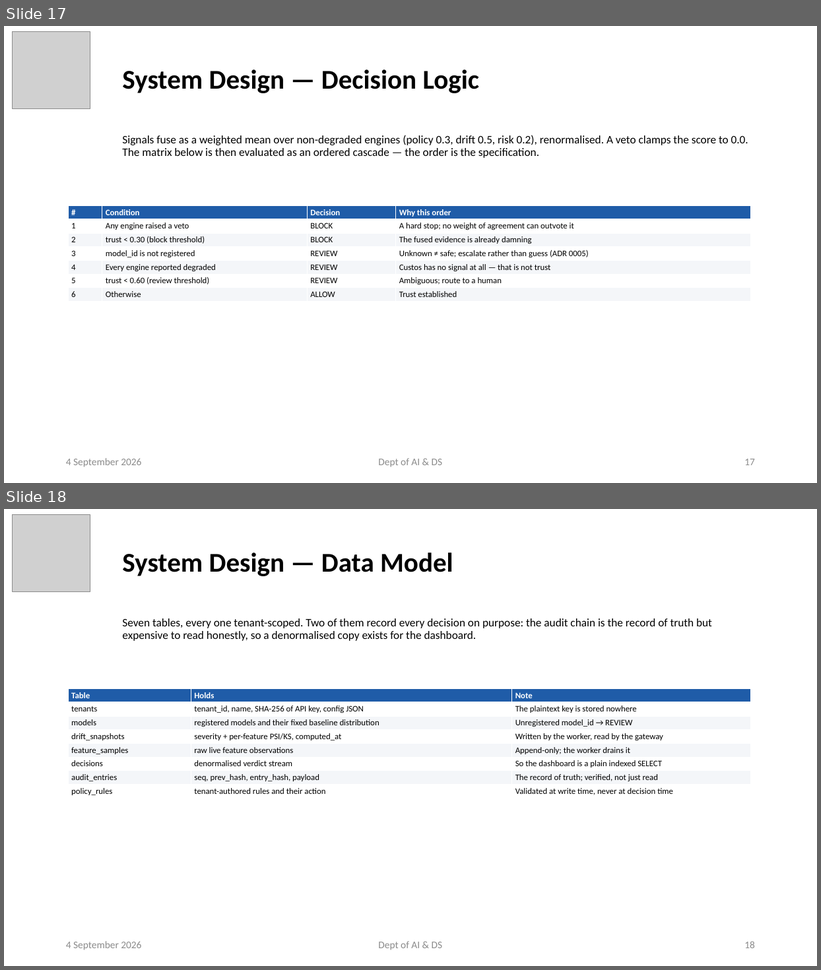
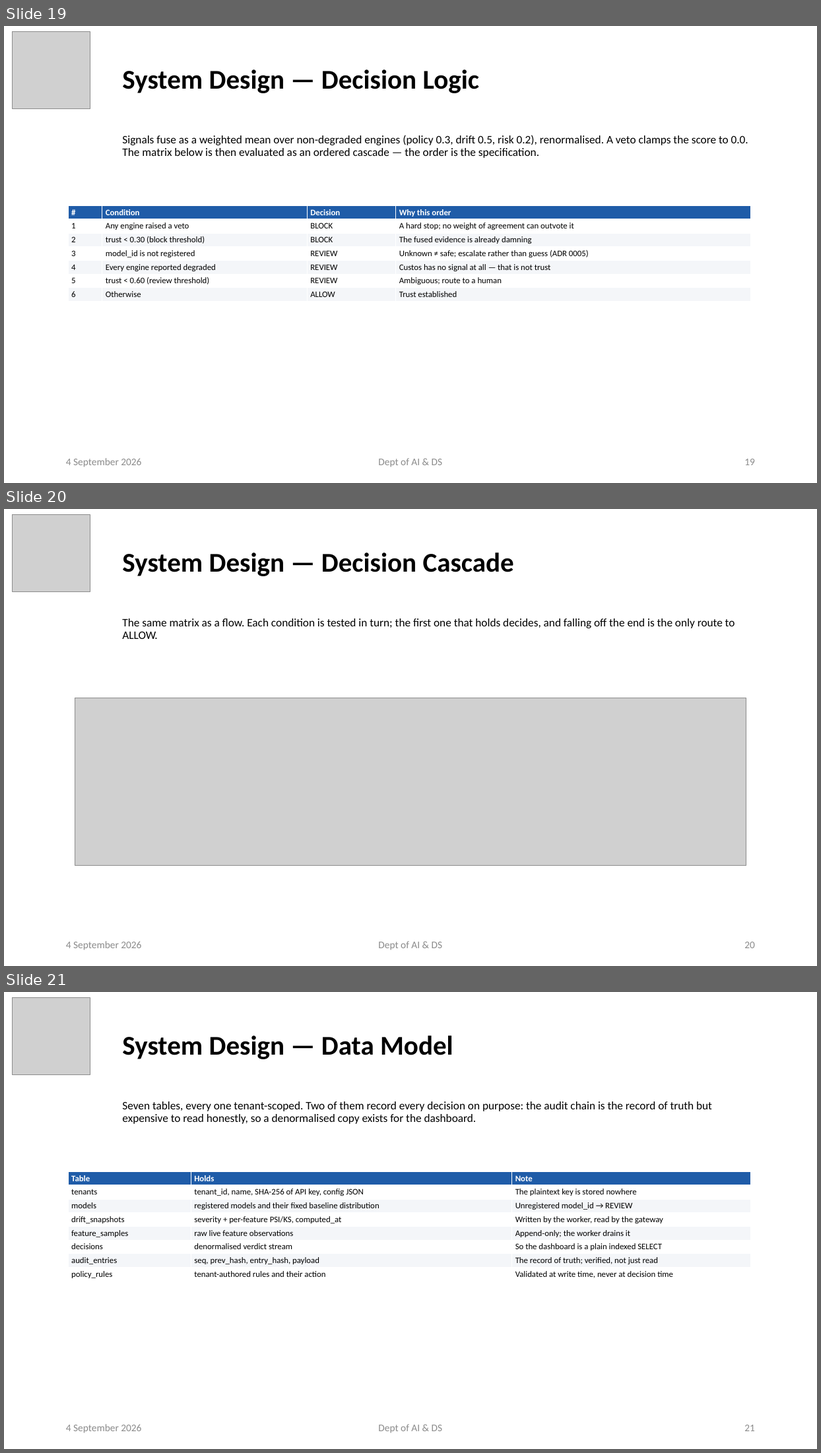
Before and after one commit to ayushpandey0201/custos, a slide deck: docs/presentations/Custos_Phase2_Review1.pptx. Shown one above the other, each under a label of ours: slides 17 and 18 before the commit, slides 19, 20 and 21 after it. The pictures are 821x970 and 821x1453 pixels, drawn with LibreOffice and Linux fonts; fonts in the diff are those of the drawing; grey boxes stand for pictures. Boxes give left, top, right and bottom in pixels: in the first picture for what was removed or moved away, otherwise in the second. Text is boxed around its words. In the diff, an @@ line names an element or a change of style, - is before the commit and + after.

```diff
--- a/docs/presentations/Custos_Phase2_Review1.pptx
+++ b/docs/presentations/Custos_Phase2_Review1.pptx
@@ slide 20 added at (x1=4, y1=509, x2=817, y2=966), background #FFFFFF @@
@@ picture added at (x1=13, y1=514, x2=90, y2=592) @@
@@ title added at (x1=122, y1=553, x2=514, y2=576), 32 pt, text #000000, bold @@
+System Design — Decision Cascade
@@ subtitle added at (x1=122, y1=619, x2=735, y2=639), 13.5 pt, text #000000 @@
+The same matrix as a flow. Each condition is tested in turn; the first one that holds decides, and falling off the end is the only route to ALLOW.
@@ picture added at (x1=75, y1=698, x2=746, y2=866) @@
@@ text added at (x1=66, y1=941, x2=141, y2=951), 12 pt, text #8C8C8C @@
+4 September 2026
@@ text added at (x1=378, y1=941, x2=443, y2=951), 12 pt, text #8C8C8C @@
+Dept of AI & DS
@@ page number added at (x1=745, y1=942, x2=755, y2=949), 12 pt, text #8C8C8C @@
+20
@@ what was slide 17 is now slide 19 @@
@@ page number at (x1=745, y1=459, x2=755, y2=466): text changed @@
-17
+19
@@ what was slide 18 is now slide 21 @@
@@ page number at (x1=745, y1=1425, x2=755, y2=1432): text changed @@
-18
+21
```
Also in this commit, not shown: 1 slide changed, 2 other slides added, 6 other files.
